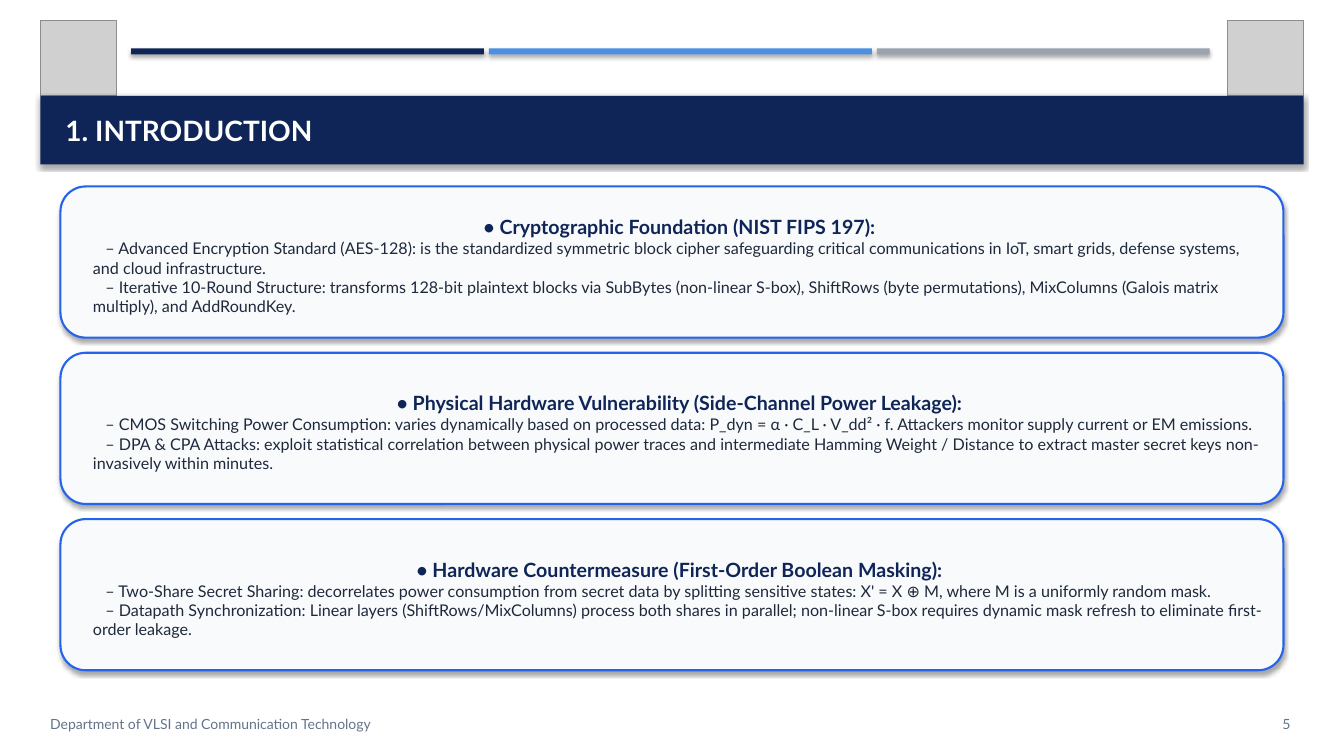
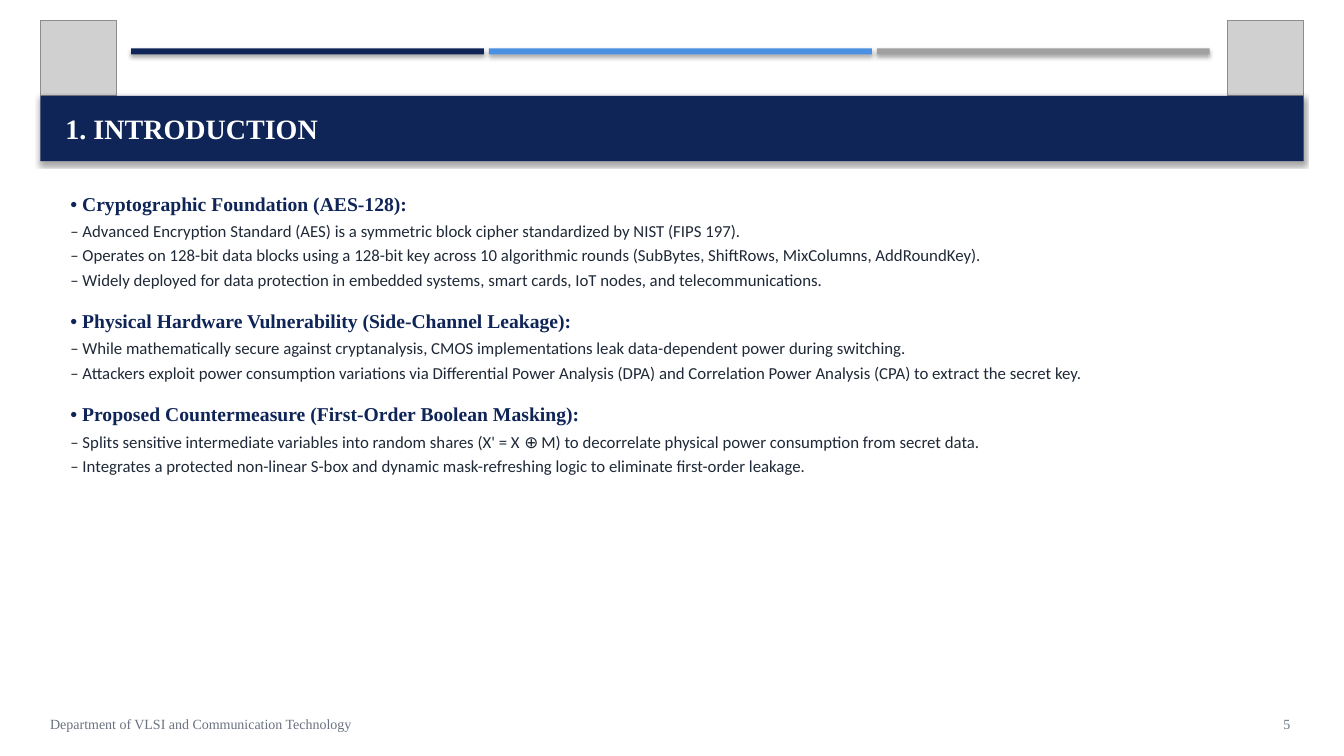
Before and after one commit to realrish29/secure-aes-128, a slide deck: slide 5 of Project_Presentation_Review_2.pptx. Drawn at 1344x756 pixels with LibreOffice and Linux fonts; fonts in the diff are those of the drawing; grey boxes stand for pictures. Boxes give left, top, right and bottom in pixels: in the first picture for what was removed or moved away, otherwise in the second. Text is boxed around its words. In the diff, an @@ line names an element or a change of style, - is before the commit and + after.

```diff
--- a/Project_Presentation_Review_2.pptx
+++ b/Project_Presentation_Review_2.pptx
@@ rectangle at (x1=877, y1=48, x2=1210, y2=54): fill #9CA3AF to #A0A0A0 @@
@@ rectangle "1. INTRODUCTION" at (x1=40, y1=96, x2=1304, y2=161): font Lato to Times New Roman @@
@@ rounded rectangle removed at (x1=60, y1=187, x2=1284, y2=338) @@
-• Cryptographic Foundation (NIST FIPS 197):
-– Advanced Encryption Standard (AES-128): is the standardized symmetric block cipher safeguarding critical communications in IoT, smart grids, defense systems, and cloud infrastructure.
-– Iterative 10-Round Structure: transforms 128-bit plaintext blocks via SubBytes (non-linear S-box), ShiftRows (byte permutations), MixColumns (Galois matrix multiply), and AddRoundKey.
@@ text added at (x1=82, y1=197, x2=1081, y2=475), 12 pt, text #1F2937 @@
+• Cryptographic Foundation (AES-128):
+– Advanced Encryption Standard (AES) is a symmetric block cipher standardized by NIST (FIPS 197).
+– Operates on 128-bit data blocks using a 128-bit key across 10 algorithmic rounds (SubBytes, ShiftRows, MixColumns, AddRoundKey).
+– Widely deployed for data protection in embedded systems, smart cards, IoT nodes, and telecommunications.
+• Physical Hardware Vulnerability (Side-Channel Leakage):
+– While mathematically secure against cryptanalysis, CMOS implementations leak data-dependent power during switching.
+– Attackers exploit power consumption variations via Differential Power Analysis (DPA) and Correlation Power Analysis (CPA) to extract the secret key.
+• Proposed Countermeasure (First-Order Boolean Masking):
+– Splits sensitive intermediate variables into random shares (X' = X ⊕ M) to decorrelate physical power consumption from secret data.
+– Integrates a protected non-linear S-box and dynamic mask-refreshing logic to eliminate first-order leakage.
@@ rounded rectangle removed at (x1=60, y1=353, x2=1284, y2=504) @@
-• Physical Hardware Vulnerability (Side-Channel Power Leakage):
-– CMOS Switching Power Consumption: varies dynamically based on processed data: P_dyn = α · C_L · V_dd² · f. Attackers monitor supply current or EM emissions.
-– DPA & CPA Attacks: exploit statistical correlation between physical power traces and intermediate Hamming Weight / Distance to extract master secret keys non-invasively within minutes.
@@ rounded rectangle removed at (x1=60, y1=519, x2=1284, y2=670) @@
-• Hardware Countermeasure (First-Order Boolean Masking):
-– Two-Share Secret Sharing: decorrelates power consumption from secret data by splitting sensitive states: X' = X ⊕ M, where M is a uniformly random mask.
-– Datapath Synchronization: Linear layers (ShiftRows/MixColumns) process both shares in parallel; non-linear S-box requires dynamic mask refresh to eliminate first-order leakage.
@@ text "Department of VLSI and Communication ..." at (x1=50, y1=719, x2=352, y2=732): font Lato to Times New Roman, text colour #64748B to #6B7280 @@
@@ text "5" at (x1=1283, y1=720, x2=1290, y2=729): font Lato to Times New Roman, text colour #64748B to #6B7280 @@
```
Also in this commit, not shown: 12 other slides changed, 4 other files.
